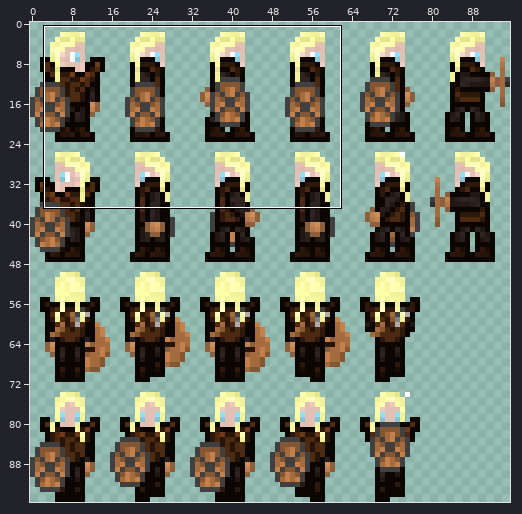
Sprite sheet, stored at android/assets/player-girl.png. Above: a wide view before the commit, with the close-up outlined.
Close-up. Before:
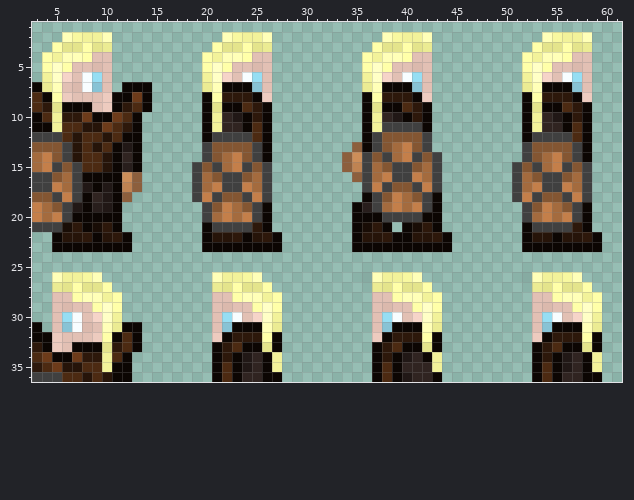
The file is 96x96 pixels. Pixels under 10% opacity are left out. Colours within 5 levels of each other are drawn and written as one. Shown: x 3..61, y 1..36. The commit also changed other parts of the picture, which this record leaves out.
Once edited:
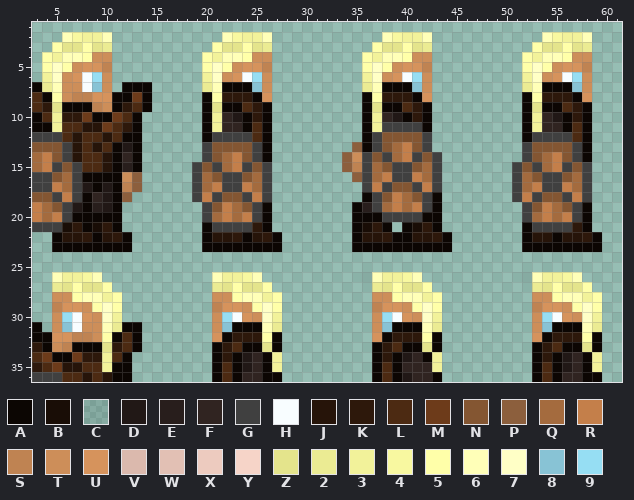
Palette (. is transparent): A #0c0603  B #190d06  C #0f1f1f1f  D #211816  E #281e1c  F #302421  G #404040  H #f8fdff  J #261409  K #2d180b  L #4c2a12  M #6d3b1a  N #845632  P #8c5f3d  Q #a46b3e  R #c47f4a  S #bf8352  T #cd8e59  U #d6935c  V #dbb9ad  W #e2c0b4  X #edcbbf  Y #f6d4c8  Z #e4e48c  2 #ebeb93  3 #f2f29a  4 #f8f8a0  5 #ffffa9  6 #ffffb8  7 #ffffc6  8 #88c3d5  9 #96def3
Difference:
@@ x 3..61 @@
  3 ..5ZZ5Z2..........5ZZ5Z2..........5ZZ5Z2..........5ZZ5Z2...
- 4 .53665WW.........53665WW.........53665WW.........53665WW...
- 5 .575WWVW.........575WWVW.........575WWVW.........575WWVW...
- 6 .37YWH9W.........37YWH9W.........37YWH9W.........37YWH9W...
- 7 A26WVH8W.AAA.....26AAA8W.........26AAA8W.........26AAA8W...
- 8 LA5XWWWXAAMA.....A5KKKAX.........A5KKKAX.........A5KKKAX...
- 9 LKZAAAWXAKLA.....AZAALKA.........AZAALKA.........AZAALKA...
+ 4 .53665TT.........53665TT.........53665TT.........53665TT...
+ 5 .575TUUS.........575TUUS.........575TUUS.........575TUUS...
+ 6 .37TUH9T.........37TUH9T.........37TUH9T.........37TUH9T...
+ 7 A26TTH8T.AAA.....26AAA8T.........26AAA8T.........26AAA8T...
+ 8 LA5TSSUUAAMA.....A5KKKAU.........A5KKKAU.........A5KKKAU...
+ 9 LKZAAASTAKLA.....AZAALKA.........AZAALKA.........AZAALKA...
 10 AL3KKMAAMLA......A3FDAKA.........A3FDAKA.........A3FDAKA...
@@ x 3..61 @@
 27 ..2Z5ZZ5..........2Z5ZZ5..........2Z5ZZ5..........2Z5ZZ5...
-28 ..WW56635.........WW56635.........WW56635.........WW56635..
-29 ..WVWW575.........WVWW575.........WVWW575.........WVWW575..
-30 ..W9HWY73.........W9HWY73.........W9HWY73.........W9HWY73..
-31 A.W8HVW62AA.......W8AAA62.........W8AAA62.........W8AAA62..
-32 AAXWWWX5ALA.......XAKKK5A.........XAKKK5A.........XAKKK5A..
-33 KAXWAAAZKLA.......AKLAAZA.........AKLAAZA.........AKLAAZA..
+28 ..TT56635.........TT56635.........TT56635.........TT56635..
+29 ..SUUT575.........SUUT575.........SUUT575.........SUUT575..
+30 ..T9HUT73.........T9HUT73.........T9HUT73.........T9HUT73..
+31 A.T8HTT62AA.......T8AAA62.........T8AAA62.........T8AAA62..
+32 AAUUSST5ALA.......UAKKK5A.........UAKKK5A.........UAKKK5A..
+33 KATSAAAZKLA.......AKLAAZA.........AKLAAZA.........AKLAAZA..
 34 LMAAMKK3LA........AKADFA3.........AKADFA3.........AKADFA3..
